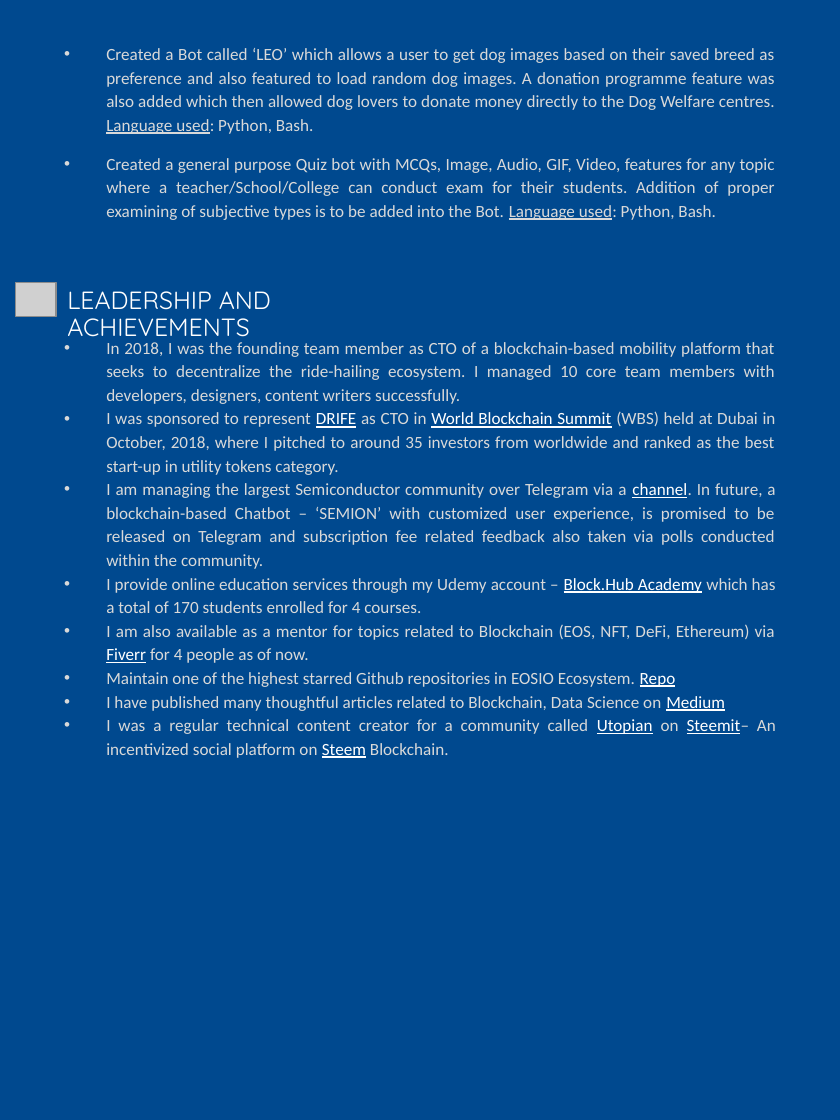
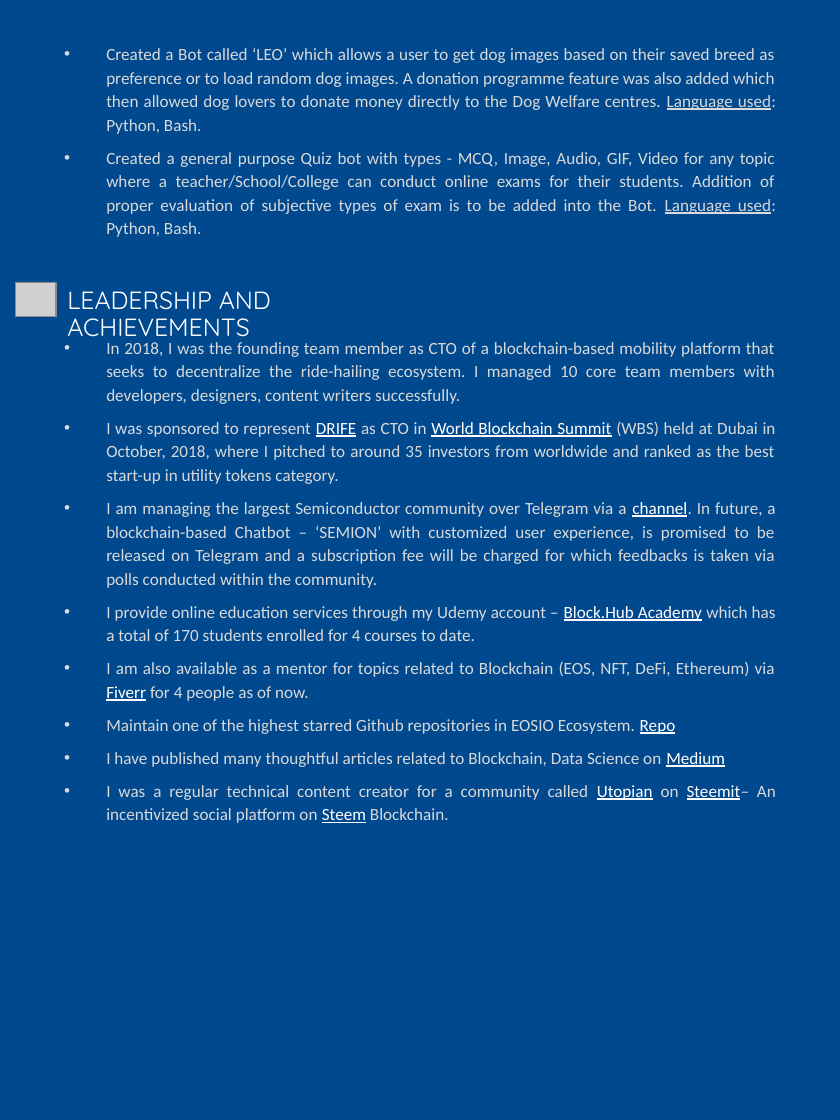
Before and after one commit to abhi3700/my_resume, a slide deck: slide 4 of my_resume.pptx. Drawn at 840x1120 pixels with LibreOffice and Linux fonts; fonts in the diff are those of the drawing; grey boxes stand for pictures. Boxes give left, top, right and bottom in pixels: in the first picture for what was removed or moved away, otherwise in the second. Text is boxed around its words. In the diff, an @@ line names an element or a change of style, - is before the commit and + after.

```diff
--- a/my_resume.pptx
+++ b/my_resume.pptx
@@ text at (106,48,776,237): text changed @@
-• Created a Bot called ‘LEO’ which allows a user to get dog images based on their saved breed as preference and also featured to load random dog images. A donation programme feature was also added which then allowed dog lovers to donate money directly to the Dog Welfare centres. Language used: Python, Bash.
-• Created a general purpose Quiz bot with MCQs, Image, Audio, GIF, Video, features for any topic where a teacher/School/College can conduct exam for their students. Addition of proper examining of subjective types is to be added into the Bot. Language used: Python, Bash.
+• Created a Bot called ‘LEO’ which allows a user to get dog images based on their saved breed as preference or to load random dog images. A donation programme feature was also added which then allowed dog lovers to donate money directly to the Dog Welfare centres. Language used: Python, Bash.
+• Created a general purpose Quiz bot with types - MCQ, Image, Audio, GIF, Video for any topic where a teacher/School/College can conduct online exams for their students. Addition of proper evaluation of subjective types of exam is to be added into the Bot. Language used: Python, Bash.
@@ text at (106,342,776,823): more space between paragraphs; less space between paragraphs @@
@@ text at (106,502,776,641): text changed @@
-• I am managing the largest Semiconductor community over Telegram via a channel. In future, a blockchain-based Chatbot – ‘SEMION’ with customized user experience, is promised to be released on Telegram and subscription fee related feedback also taken via polls conducted within the community.
-• I provide online education services through my Udemy account – Block.Hub Academy which has a total of 170 students enrolled for 4 courses.
+• I am managing the largest Semiconductor community over Telegram via a channel. In future, a blockchain-based Chatbot – ‘SEMION’ with customized user experience, is promised to be released on Telegram and a subscription fee will be charged for which feedbacks is taken via polls conducted within the community.
+• I provide online education services through my Udemy account – Block.Hub Academy which has a total of 170 students enrolled for 4 courses to date.
```
Also in this commit, not shown: 2 other slides changed.
